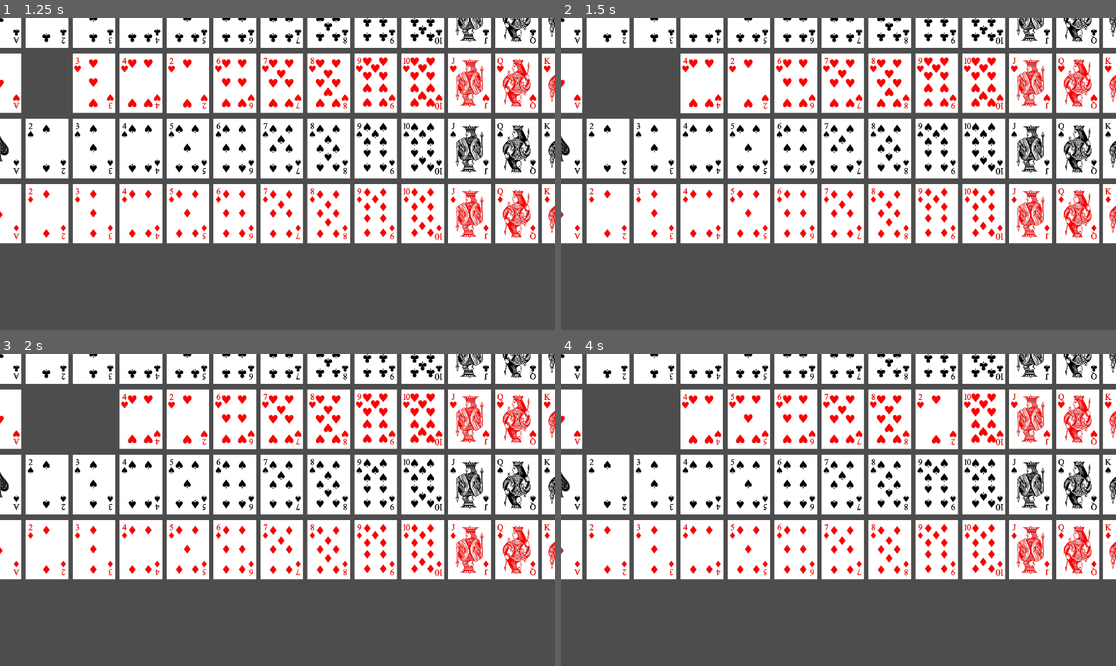
Above: before the commit, frames 1-4 (two rows, left to right).
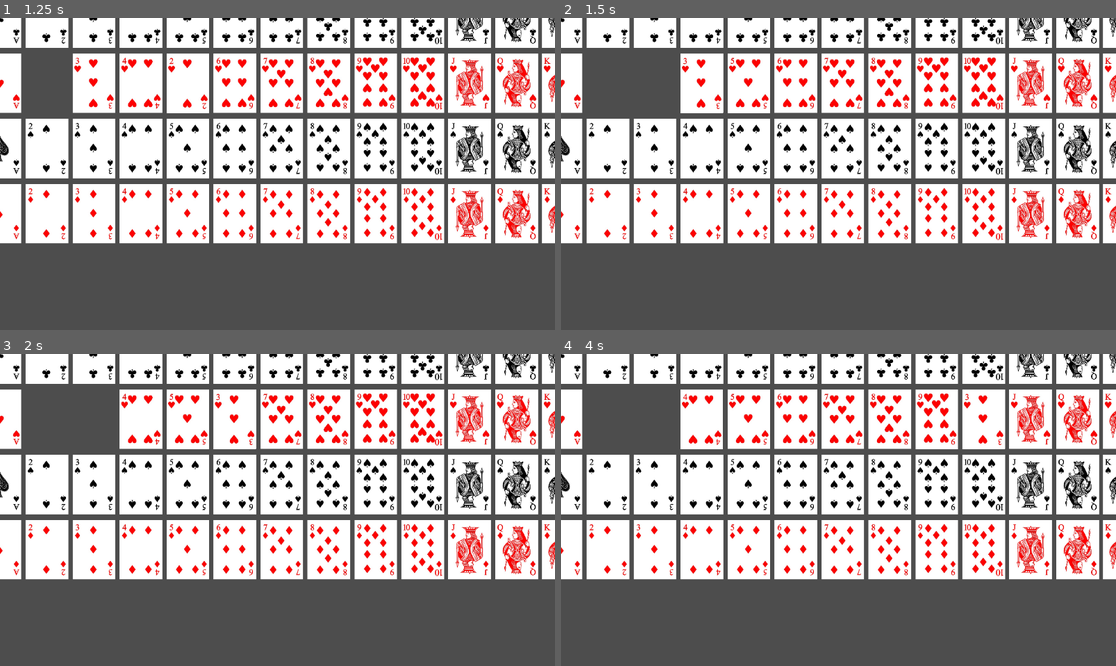
Above: after the commit, the same moments.

Repository: KnoxObron/godotcardgame
Game: Godot game, scene res://scenes/Main.tscn
The game is run twice, just before and just after one commit, with the same random seed, the same clock (stepped at 60 frames per second) and the same inputs.
Inputs (mouse positions are in pixels of both pictures, inside the frame that each line leads up to):
- Up to frame 1 (1.25 s): tap Enter at 0.5 s; drag from (44, 83) to (188, 83) at 0.52 s
- Up to frame 2 (1.5 s): tap Space at 1.25 s; drag from (655, 83) to (794, 83) at 1.27 s
- Up to frame 3 (2 s): no input
- Up to frame 4 (4 s): tap Enter at 2, 3.5 s; move the mouse to (699, 419) at 2.02 s; click (699, 419) at 2.17 s; tap Space at 2.75 s; drag from (749, 419) to (938, 419) at 2.77 s; drag from (794, 419) to (982, 419) at 3.52 s

Frame 1 is identical in both runs. In frame 2, 0.5% of the frame differs, in the area x 21-38%, y 12-30%; in frame 3, 0.6%; in frame 4, 0.8%, in the area x 64-80%, y 12-30%.

Commit message:
chore: added card atlas

Diff:
--- /dev/null
+++ b/prefabs/atlas_card.gd
@@ -0,0 +1,118 @@
+class_name AtlasCard
+extends Node2D
+
+
+enum CardPattern {
+	Hearts = 0,
+	Diamonds = 1,
+	Clubs = 2,
+	Spades = 3
+}
+
+
+signal on_mouse_hover
+signal on_mouse_leave
+
+
+@export var cardEffects: bool = true
+@export_range(2, 14, int(1)) var cardValue: int:
+	set(value):
+		cardValue = clamp(value, 2, 14)
+	get:
+		return cardValue
+
+@export var cardPattern: CardPattern
+@onready var cardTexture: Sprite2D = $CardTexture
+@onready var cardShadow: Sprite2D = $CardTexture/Shadow
+@onready var cardArea2D: Area2D = $Area2D
+
+
+var angle_x_max: float = 15.0
+var angle_y_max: float = 15.0
+var original_scale: Vector2
+var hover_scale_factor: float = 1.1
+var tween: Tween
+var card_size: Vector2 = Vector2(256, 356)
+
+
+# Called when the node enters the scene tree for the first time.
+func _ready() -> void:
+	original_scale = scale
+
+	cardArea2D.mouse_entered.connect(_on_area_2d_mouse_entered)
+	cardArea2D.mouse_exited.connect(_on_area_2d_mouse_exited)
+	if cardShadow:
+		cardShadow.z_index = -1
+
+
+# Called every frame. 'delta' is the elapsed time since the previous frame.
+func _process(delta: float) -> void:
+
+	pass
+
+
+func _on_area_2d_mouse_entered() -> void:
+	on_mouse_hover.emit(self)
+	if !cardEffects: return
+	hover_parallax()
+
+
+func hover_parallax() -> void:
+	# Cancel any existing tween
+	if tween:
+		tween.kill()
+
+	tween = create_tween().set_trans(Tween.TRANS_CUBIC).set_ease(Tween.EASE_OUT)
+	tween.tween_property(self, "scale", original_scale * hover_scale_factor, 0.15)
+
+
+func reset_card() -> void:
+	# Cancel any existing tween
+	if tween:
+		tween.kill()
+
+	tween = create_tween().set_trans(Tween.TRANS_CUBIC).set_ease(Tween.EASE_OUT)
+
+	# Reset scale
+	tween.tween_property(self, "scale", original_scale, 0.2)
+
+
+func _on_area_2d_mouse_exited() -> void:
+	on_mouse_leave.emit(self)
+	if !cardEffects: return
+	self.reset_card()
+
+
+func __eq__(card: AtlasCard) -> bool:
+	return card.cardPattern == self.cardPattern && card.cardValue == self.cardValue
+
+
+func _value_to_string() -> String:
+	if cardValue < 11:
+		return str(cardValue)
+	elif cardValue == 11:
+		return "Jack"
+	elif cardValue == 12:
+		return "Queen"
+	elif cardValue == 13:
+		return "King"
+	elif cardValue == 14:
+		return "Ace"
+	else:
+		return str('2')
+
+
+func _pattern_to_string() -> String:
+	if cardPattern == CardPattern.Hearts:
+		return "Hearts"
+	elif cardPattern == CardPattern.Diamonds:
+		return "Diamonds"
+	elif cardPattern == CardPattern.Clubs:
+		return "Clubs"
+	elif cardPattern == CardPattern.Spades:
+		return "Spades"
+	return "Unknown"
+
+
+func _to_string() -> String:
+	return "{_} of {_}".format([_value_to_string(), _pattern_to_string()])
--- /dev/null
+++ b/prefabs/atlas_card.tscn
@@ -0,0 +1,32 @@
+[gd_scene load_steps=6 format=3 uid="uid://dkkajveg5v8i1"]
+
+[ext_resource type="Texture2D" uid="uid://cmfiicx3g0t2h" path="res://assets/Cards.jpg" id="1_5vqyg"]
+[ext_resource type="Script" path="res://prefabs/atlas_card.gd" id="1_ioo7o"]
+
+[sub_resource type="AtlasTexture" id="AtlasTexture_85lae"]
+atlas = ExtResource("1_5vqyg")
+region = Rect2(0, 0, 256, 356)
+
+[sub_resource type="CanvasTexture" id="CanvasTexture_1h0yn"]
+
+[sub_resource type="RectangleShape2D" id="RectangleShape2D_tflbx"]
+size = Vector2(256, 356)
+
+[node name="AtlasCard" type="Node2D"]
+script = ExtResource("1_ioo7o")
+cardValue = 2
+
+[node name="CardTexture" type="Sprite2D" parent="."]
+texture = SubResource("AtlasTexture_85lae")
+
+[node name="Shadow" type="Sprite2D" parent="CardTexture"]
+modulate = Color(0, 0, 0, 0.196078)
+z_index = -10
+position = Vector2(0, 20)
+scale = Vector2(256, 356)
+texture = SubResource("CanvasTexture_1h0yn")
+
+[node name="Area2D" type="Area2D" parent="."]
+
+[node name="CollisionShape2D" type="CollisionShape2D" parent="Area2D"]
+shape = SubResource("RectangleShape2D_tflbx")
--- a/scenes/Card.gd
+++ b/scenes/Card.gd
@@ -26,4 +26,4 @@
 
 
 func _on_area_2d_mouse_exited() -> void:
-	hovered.emit(self)
+	hovered_off.emit(self)
Binary file changed: assets/Cards.atlastex
